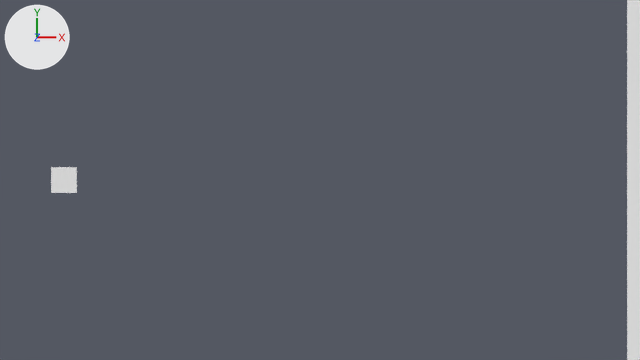
The Blender file waveminer.blend, before and after one commit.
One viewpoint serves both versions: the file's camera 'Camera'. Arrows for +X, +Y and +Z are at upper left; the lights stay in place.

The first picture shows 'Goal', 'Player'.
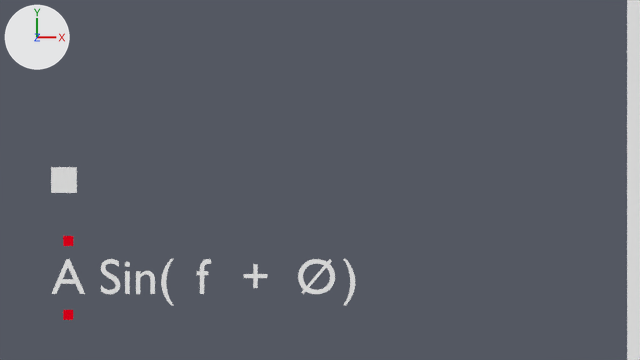
Commit message: Added basic hud

What differs and where, as boxes (x1, y1, x2, y2) in the pictures (640 x 360 px):
'hud_sin', added: after (101, 259, 355, 305)
'hud_c', added: after (298, 259, 335, 294)
'hud_a', added: after (52, 259, 85, 294)
'hud_b', added: after (197, 259, 211, 294)
'hud_plus', added: after (244, 264, 267, 288)
'hud_input_up', added: after (63, 236, 73, 246)
'hud_input_down', added: after (63, 310, 73, 320)

The change, as a list of edits to the scene's bpy script:
```text
Add mat_material_001:
    mat_material_001 = diffuse_material('Material.001')
    mat_material_001.base_color = (0.8, 0.0, 0.0108)  # red #e7001b
Add me_plane_001:
    me_plane_001.from_pydata([(-1.0, -1.0, 0.0), (1.0, -1.0, 0.0), (-1.0, 1.0, 0.0), (1.0, 1.0, 0.0)], [], [(0, 1, 3, 2)])
    me_plane_001.materials.append(mat_material_001)  # red #e7001b
Add txt_text_006:
    txt_text_006 = bpy.data.curves.new('Text.006', 'FONT')
    txt_text_006.body = 'Sin(            )'
Add txt_text_000:
    txt_text_000 = bpy.data.curves.new('Text.000', 'FONT')
    txt_text_000.body = '+'
Add txt_text_009:
    txt_text_009 = bpy.data.curves.new('Text.009', 'FONT')
    txt_text_009.body = 'Ø'
Add txt_text_007:
    txt_text_007 = bpy.data.curves.new('Text.007', 'FONT')
    txt_text_007.body = 'f'
Add txt_text_005:
    txt_text_005 = bpy.data.curves.new('Text.005', 'FONT')
    txt_text_005.body = 'A'
Add ob_hud_input_down:
    ob_hud_input_down = bpy.data.objects.new('hud_input_down', me_plane_001)
    ob_hud_input_down.parent = ob_hud_input_up
    ob_hud_input_down.matrix_parent_inverse = Matrix(((10.0, 0.0, 0.0, 23.84), (0.0, 10.0, 0.0, 4.866), (0.0, 0.0, 10.0, 0.0), (0.0, 0.0, 0.0, 1.0)))
    ob_hud_input_down.location = (-2.384, -1.952, 0.0)
    ob_hud_input_down.scale = (0.1, 0.1, 0.1)
Add ob_hud_input_up:
    ob_hud_input_up = bpy.data.objects.new('hud_input_up', me_plane_001.copy())
    ob_hud_input_up.location = (0.07, -0.95, 5.81)
    ob_hud_input_up.scale = (0.0787, 0.0787, 0.0787)
Add ob_hud_sin:
    ob_hud_sin = bpy.data.objects.new('hud_sin', txt_text_006)
    ob_hud_sin.parent = ob_hud
    ob_hud_sin.matrix_parent_inverse = Matrix(((1.0, 0.0, 0.0, 2.013), (0.0, 1.0, 0.0, 1.997), (0.0, 0.0, 1.0, 0.0), (0.0, 0.0, 0.0, 1.0)))
    ob_hud_sin.location = (-1.06, -2.536, 0.0)
Add ob_hud:
    ob_hud = bpy.data.objects.new('hud', None)
    ob_hud.location = (-0.206, -1.355, 5.808)
    ob_hud.scale = (0.787, 0.787, 0.787)
Add ob_hud_plus:
    ob_hud_plus = bpy.data.objects.new('hud_plus', txt_text_000)
    ob_hud_plus.parent = ob_hud
    ob_hud_plus.matrix_parent_inverse = Matrix(((1.0, 0.0, 0.0, 2.013), (0.0, 1.0, 0.0, 1.997), (0.0, 0.0, 1.0, 0.0), (0.0, 0.0, 0.0, 1.0)))
    ob_hud_plus.location = (1.76, -2.536, 0.0)
Add ob_hud_c:
    ob_hud_c = bpy.data.objects.new('hud_c', txt_text_009)
    ob_hud_c.parent = ob_hud
    ob_hud_c.matrix_parent_inverse = Matrix(((1.0, 0.0, 0.0, 2.013), (0.0, 1.0, 0.0, 1.997), (0.0, 0.0, 1.0, 0.0), (0.0, 0.0, 0.0, 1.0)))
    ob_hud_c.location = (2.855, -2.536, 0.0)
Add ob_hud_b:
    ob_hud_b = bpy.data.objects.new('hud_b', txt_text_007)
    ob_hud_b.parent = ob_hud
    ob_hud_b.matrix_parent_inverse = Matrix(((1.0, 0.0, 0.0, 2.013), (0.0, 1.0, 0.0, 1.997), (0.0, 0.0, 1.0, 0.0), (0.0, 0.0, 0.0, 1.0)))
    ob_hud_b.location = (0.875, -2.536, 0.0)
Add ob_hud_a:
    ob_hud_a = bpy.data.objects.new('hud_a', txt_text_005)
    ob_hud_a.parent = ob_hud
    ob_hud_a.matrix_parent_inverse = Matrix(((1.0, 0.0, 0.0, 2.013), (0.0, 1.0, 0.0, 1.997), (0.0, 0.0, 1.0, 0.0), (0.0, 0.0, 0.0, 1.0)))
    ob_hud_a.location = (-2.0, -2.536, 0.0)
```
